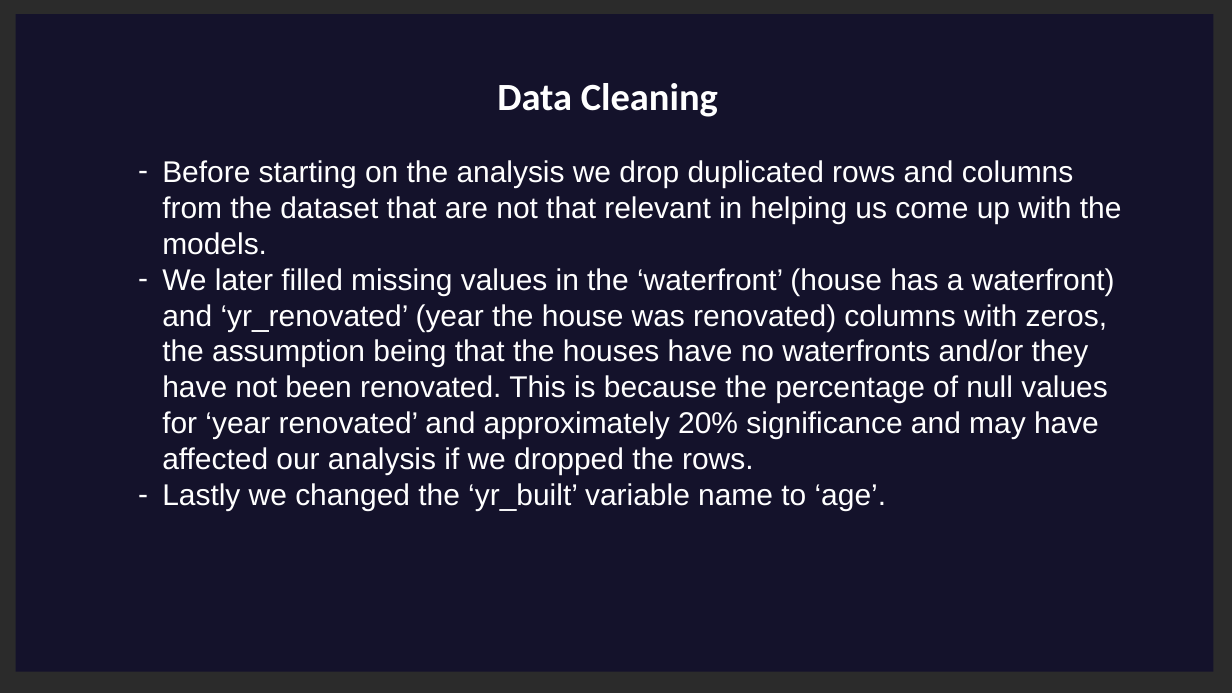
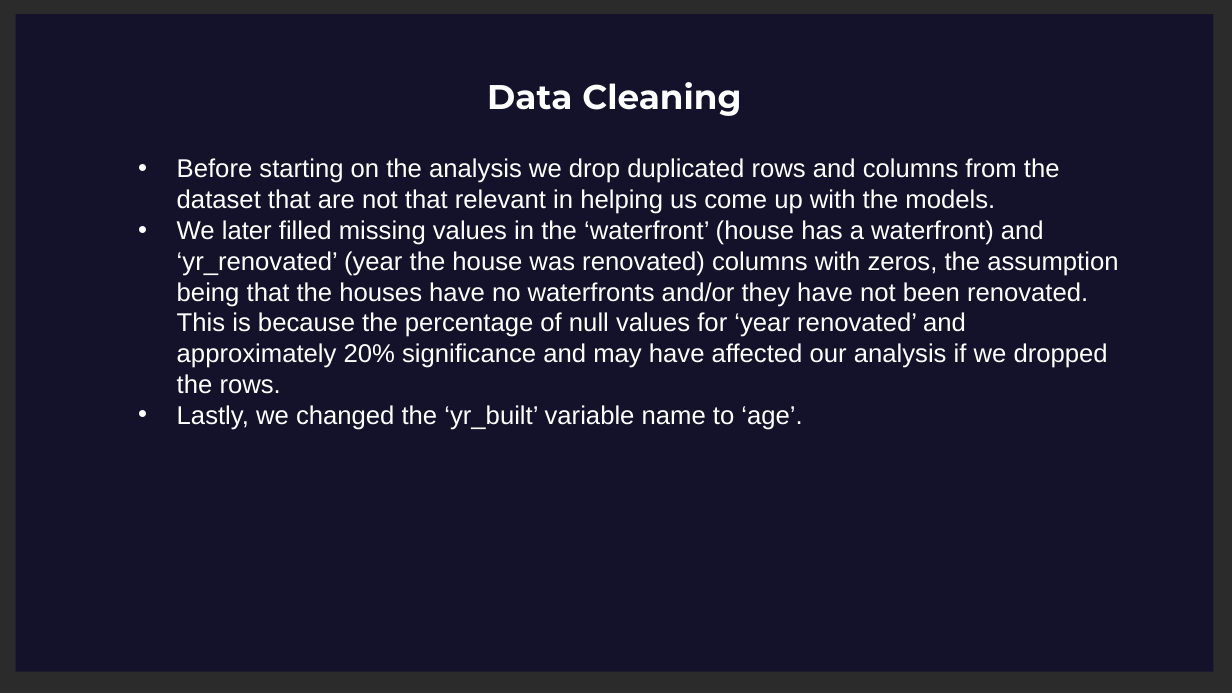
Before and after one commit to Leila-Nyambura/king-county-house-price-prediction-LRM, a slide deck: slide 9 of Northwestern-County-Homes-Regression-Modelling-Project-Presentation.pptx. Drawn at 1232x693 pixels with LibreOffice and Linux fonts; fonts in the diff are those of the drawing; background and template pictures are left out; a plain dark background stands for a picture behind light text. Boxes give left, top, right and bottom in pixels: in the first picture for what was removed or moved away, otherwise in the second. Text is boxed around its words. In the diff, an @@ line names an element or a change of style, - is before the commit and + after.

```diff
--- a/Northwestern-County-Homes-Regression-Modelling-Project-Presentation.pptx
+++ b/Northwestern-County-Homes-Regression-Modelling-Project-Presentation.pptx
@@ text "Data Cleaning": place and size @@
-text "Data Cleaning" at box(497, 83, 718, 117)
+text "Data Cleaning" at box(487, 82, 741, 116)
@@ text "Data Cleaning" at box(487, 82, 741, 116): size 36 to 32 pt, font Calibri to Montserrat; alignment left to centre @@
@@ text at box(177, 158, 1118, 394): size 28 to 24 pt; bullet - to • @@
@@ text at box(177, 405, 802, 430): text changed; size 28 to 24 pt @@
-– Lastly we changed the ‘yr_built’ variable name to ‘age’.
+• Lastly, we changed the ‘yr_built’ variable name to ‘age’.
```
Also in this commit, not shown: 23 other slides changed, 3 slides removed, 1 other file.
